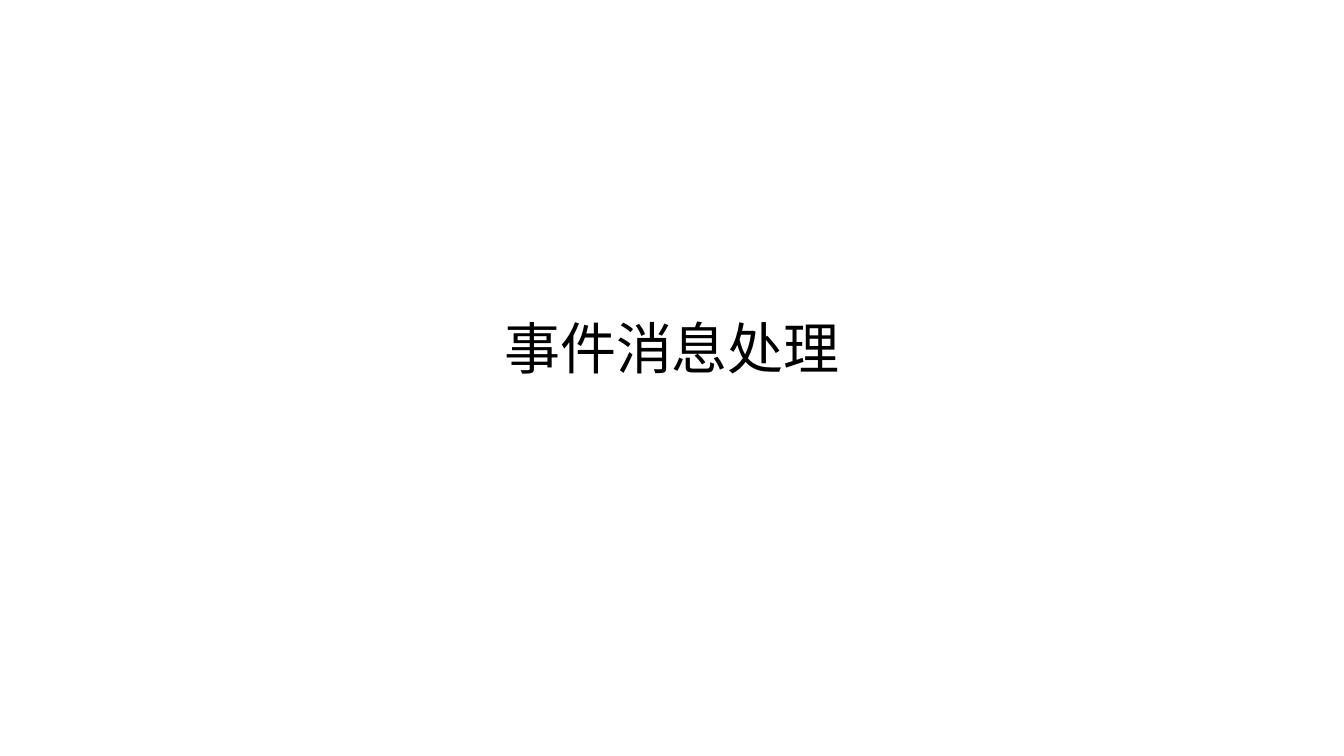
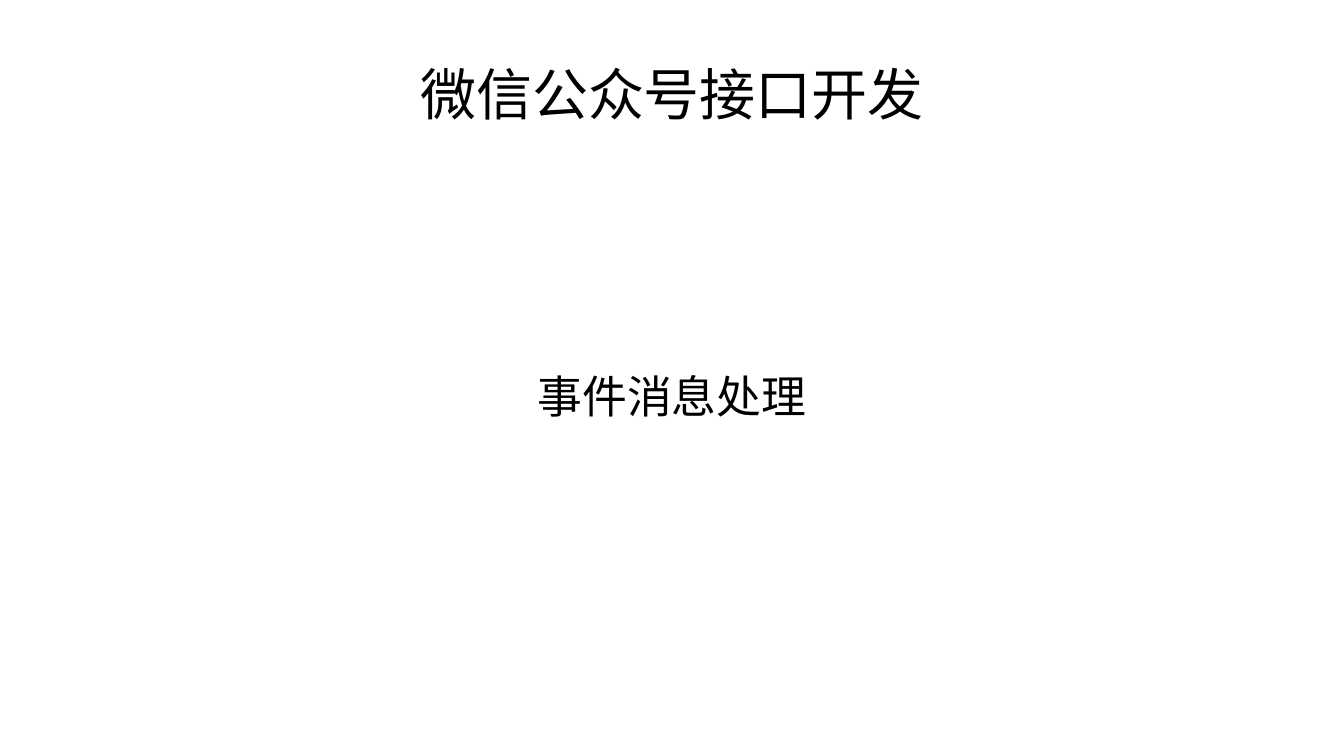
Before and after one commit to edu2act/course-wechat-and-miniprogram, a slide deck: slide 1 of ch04/事件消息处理.pptx. Drawn at 1344x756 pixels with LibreOffice and Linux fonts; fonts in the diff are those of the drawing. Boxes give left, top, right and bottom in pixels: in the first picture for what was removed or moved away, otherwise in the second. Text is boxed around its words. In the diff, an @@ line names an element or a change of style, - is before the commit and + after.

```diff
--- a/ch04/事件消息处理.pptx
+++ b/ch04/事件消息处理.pptx
@@ text added at (420, 68, 924, 120), 40 pt, text #000000 @@
+微信公众号接口开发
@@ text "事件消息处理": place and size @@
-text "事件消息处理" at (504, 321, 840, 374)
+text "事件消息处理" at (537, 375, 806, 417)
@@ text "事件消息处理" at (537, 375, 806, 417): size 40 to 32 pt, font Calibri to Arial; line spacing 0.9 to 1; vertical alignment bottom to middle @@
```
Also in this commit, not shown: 4 other slides changed, 6 slides added, 1 slide removed, 4 other files.
